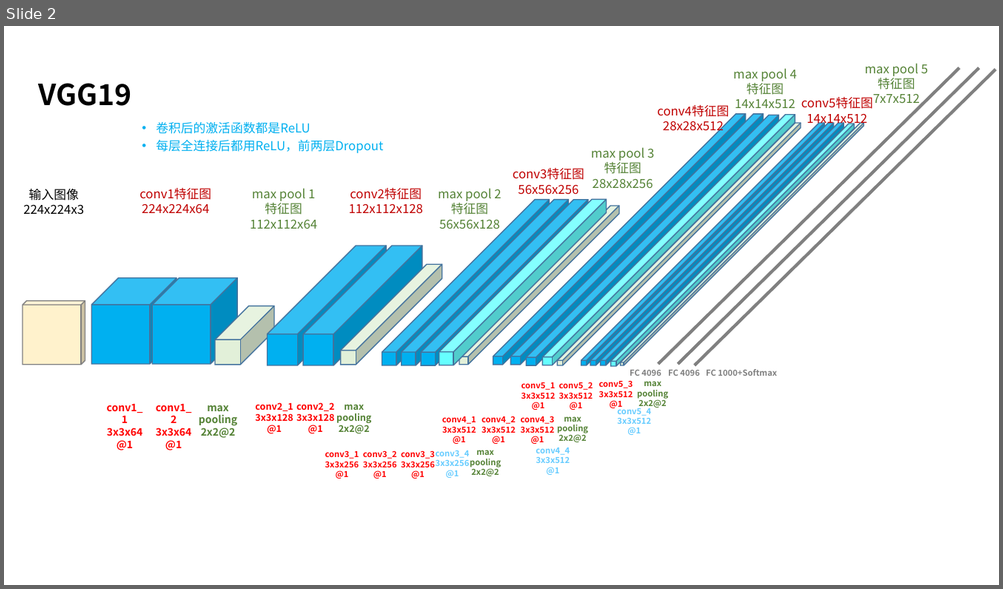
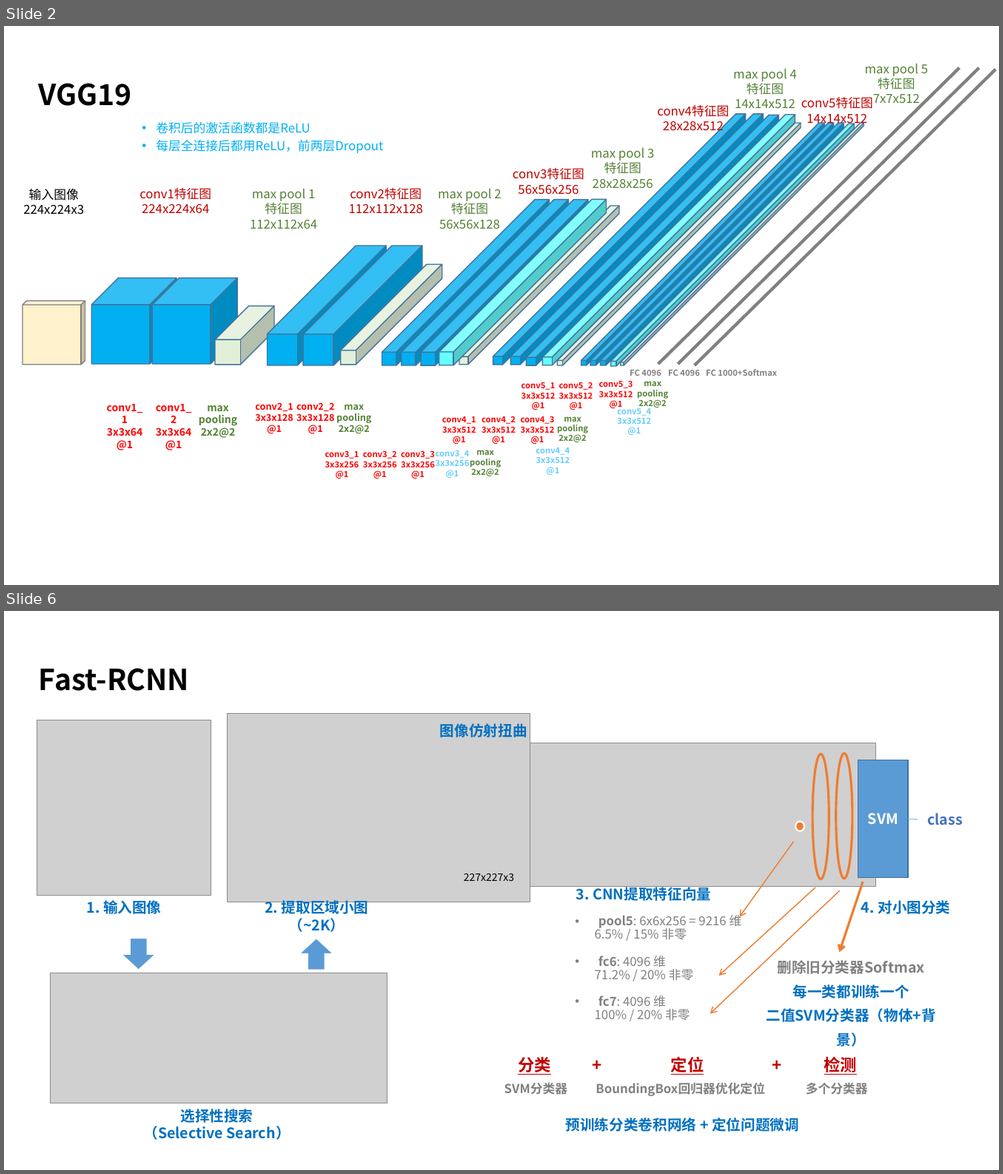
Before and after one commit to taylorguo/Deep-Object-Detection, a slide deck: assets/block_diagram/object_detection_block_diagram.pptx. Shown one above the other, each under a label of ours: slide 2 before the commit, slides 2 and 6 after it; the slides between them are not shown. The pictures are 1003x589 and 1003x1174 pixels, drawn with LibreOffice and Linux fonts; fonts in the diff are those of the drawing; grey boxes stand for pictures. Boxes give left, top, right and bottom in pixels: in the first picture for what was removed or moved away, otherwise in the second. Text is boxed around its words. In the diff, an @@ line names an element or a change of style, - is before the commit and + after.

```diff
--- a/assets/block_diagram/object_detection_block_diagram.pptx
+++ b/assets/block_diagram/object_detection_block_diagram.pptx
@@ slide 6 added at box(4, 611, 999, 1170), background #FFFFFF @@
@@ text added at box(39, 668, 189, 691), 28 pt, text #000000, bold @@
+Fast-RCNN
@@ picture added at box(37, 720, 210, 895) @@
@@ picture added at box(227, 713, 530, 902) @@
@@ text added at box(440, 723, 527, 738), 14 pt, text #0070C0, bold @@
+图像仿射扭曲
@@ picture added at box(529, 743, 876, 886) @@
@@ ellipse added at box(812, 755, 828, 880), outline #ED7D31 2.25 pt @@
@@ ellipse added at box(836, 754, 852, 879), outline #ED7D31 2.25 pt @@
@@ rectangle added at box(858, 760, 908, 877), fill #5B9BD5, outline #43739E 1 pt, 14 pt, text #FFFFFF, bold @@
+SVM
@@ ellipse added at box(796, 821, 805, 831), fill #ED7D31, outline #FFFFFF 1.5 pt @@
@@ line added from (905, 819) to (917, 819), #5B9BD5 0.5 pt @@
@@ text added at box(927, 813, 962, 826), 14 pt, text #4472C4, bold @@
+class
@@ arrow added from (794, 842) to (740, 917), #ED7D31 1 pt @@
@@ text added at box(464, 874, 514, 881), 10 pt, text #000000 @@
+227x227x3
@@ text added at box(264, 898, 369, 932), 14 pt, text #0070C0, bold @@
+2. 提取区域小图（~2K）
@@ text added at box(576, 885, 711, 904), 14 pt, text #0070C0, bold @@
+3. CNN提取特征向量
@@ arrow added from (839, 891) to (710, 1014), #ED7D31 1 pt @@
@@ arrow added from (815, 888) to (719, 976), #ED7D31 1 pt @@
@@ arrow added from (862, 882) to (839, 953), #ED7D31 2.25 pt @@
@@ text added at box(87, 900, 161, 914), 14 pt, text #0070C0, bold @@
+1. 输入图像
@@ text added at box(595, 913, 742, 1021), 12 pt, text #808080 @@
+• pool5: 6x6x256 = 9216 维
+6.5% / 15% 非零
+• fc6: 4096 维
+71.2% / 20% 非零
+• fc7: 4096 维
+100% / 20% 非零
@@ text added at box(861, 900, 950, 914), 14 pt, text #0070C0, bold @@
+4. 对小图分类
@@ down arrow added at box(121, 939, 156, 971), fill #5B9BD5, outline #FFFFFF 1.5 pt @@
@@ down arrow added at box(299, 939, 334, 971), fill #5B9BD5, outline #FFFFFF 1.5 pt @@
@@ text added at box(765, 960, 936, 1022), 14 pt, text #0070C0, bold @@
+删除旧分类器Softmax
+每一类都训练一个
+二值SVM分类器（物体+背景）
@@ picture added at box(51, 974, 387, 1104) @@
@@ text added at box(518, 1056, 868, 1095), 12 pt, text #808080, bold @@
+分类 + 定位 + 检测
+SVM分类器 BoundingBox回归器优化定位 多个分类器
@@ text added at box(143, 1109, 290, 1140), 14 pt, text #0070C0, bold @@
+选择性搜索（Selective Search）
@@ text added at box(566, 1118, 799, 1132), 14 pt, text #0070C0, bold @@
+预训练分类卷积网络 + 定位问题微调
```
Also in this commit, not shown: 3 other slides added, 6 other files.
